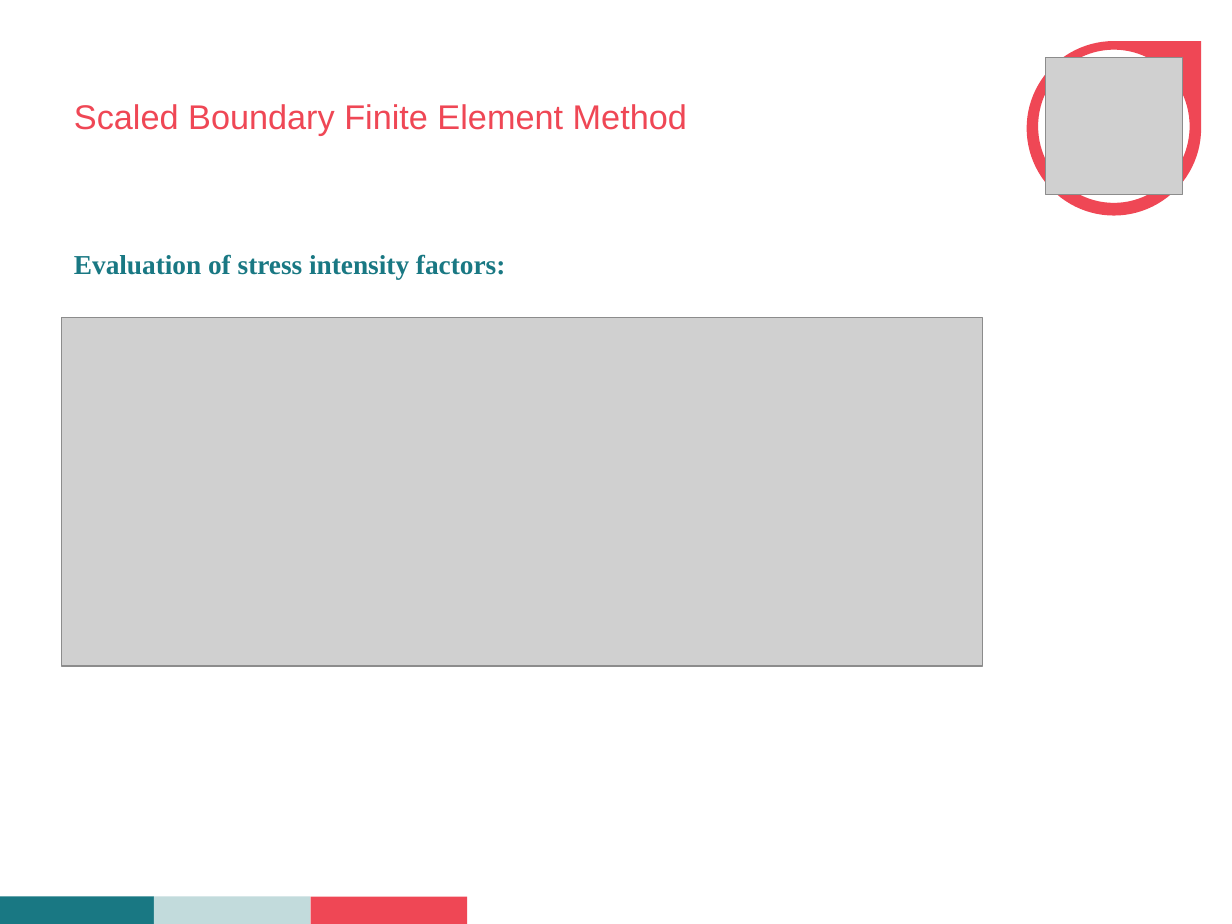
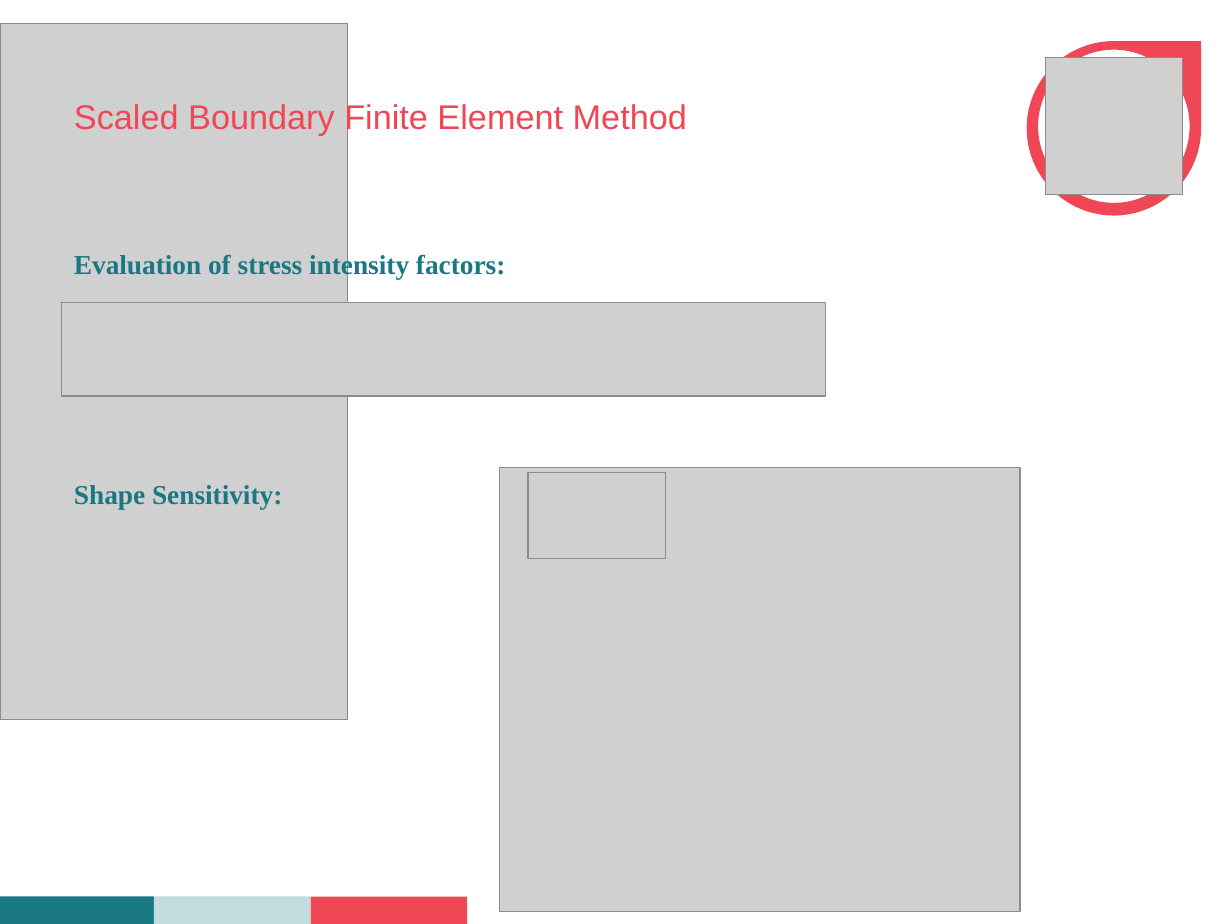
Before and after one commit to Abhinandan1996/seminar, a slide deck: slide 16 of seminar.pptx (slide 22 before the commit). Drawn at 1232x924 pixels with LibreOffice and Linux fonts; fonts in the diff are those of the drawing; grey boxes stand for pictures; background and template pictures are left out. Boxes give left, top, right and bottom in pixels: in the first picture for what was removed or moved away, otherwise in the second. Text is boxed around its words. In the diff, an @@ line names an element or a change of style, - is before the commit and + after.

```diff
--- a/seminar.pptx
+++ b/seminar.pptx
@@ picture added at (0,24,347,720) @@
@@ picture: place and size @@
-picture at (62,317,982,665)
+picture at (62,303,825,397)
@@ picture added at (499,467,1020,912) @@
@@ picture added at (529,473,665,559) @@
@@ text at (74,485,282,509): paragraph added @@
+Shape Sensitivity:
```
Also in this commit, not shown: 13 other slides changed, 1 slide added, 10 slides removed, 2 other files.
